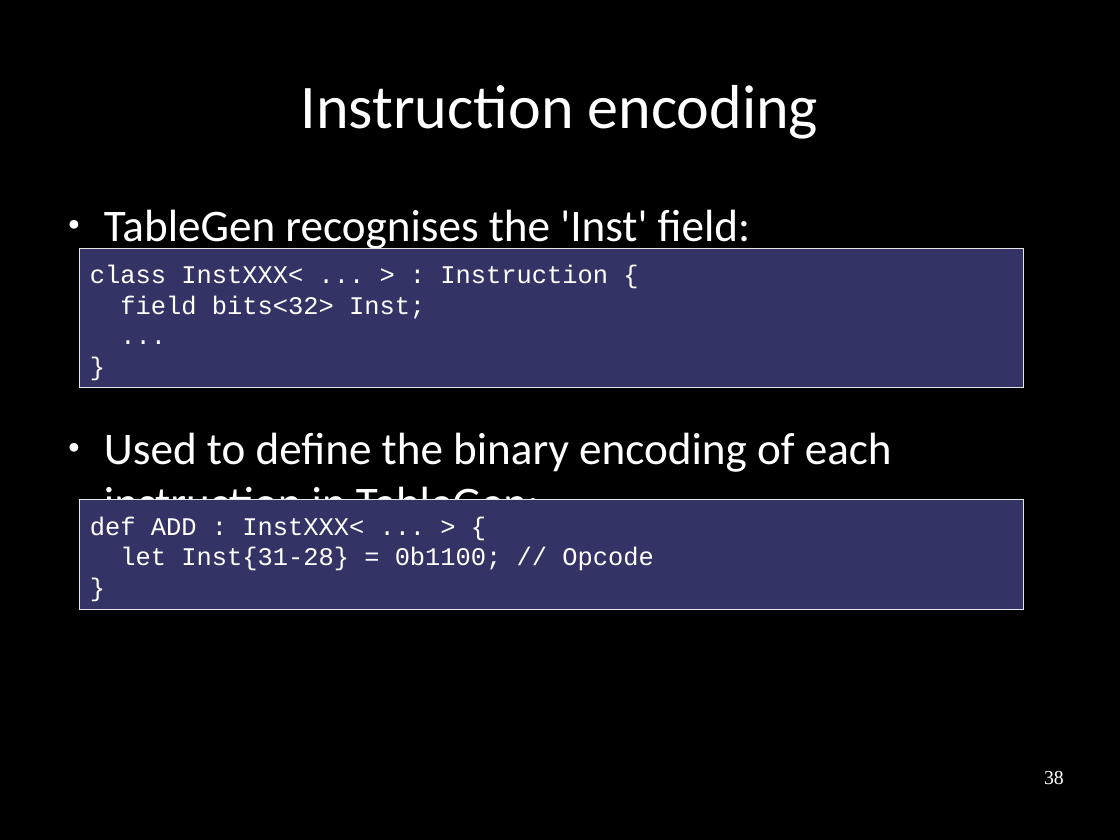
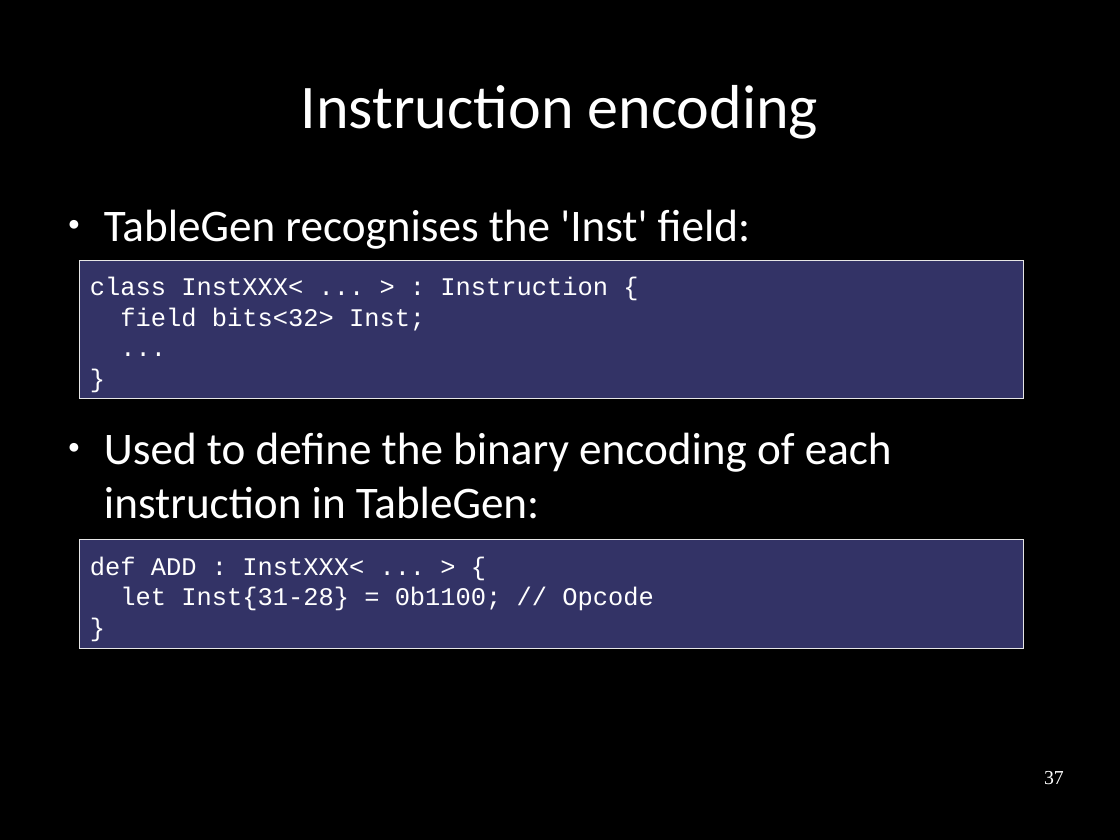
Before and after one commit to frasercrmck/llvm-leg, a slide deck: slide 37 of docs/Codeplay/Slides.odp (slide 38 before the commit). Drawn at 1120x840 pixels with LibreOffice and Linux fonts; fonts in the diff are those of the drawing. Boxes give left, top, right and bottom in pixels: in the first picture for what was removed or moved away, otherwise in the second. Text is boxed around its words. In the diff, an @@ line names an element or a change of style, - is before the commit and + after.

```diff
--- a/docs/Codeplay/Slides.odp
+++ b/docs/Codeplay/Slides.odp
@@ rectangle "class InstXXX< ... > : ...": place and size @@
-rectangle "class InstXXX< ... > : ..." at box(80, 248, 1024, 387)
+rectangle "class InstXXX< ... > : ..." at box(80, 260, 1024, 398)
@@ rectangle "def ADD : InstXXX< ... ...": place and size @@
-rectangle "def ADD : InstXXX< ... ..." at box(80, 500, 1024, 610)
+rectangle "def ADD : InstXXX< ... ..." at box(80, 540, 1024, 648)
@@ page number at box(1044, 771, 1064, 785): text changed @@
-38
+37
```
Also in this commit, not shown: 11 other slides changed, 1 slide added, 2 slides removed.
